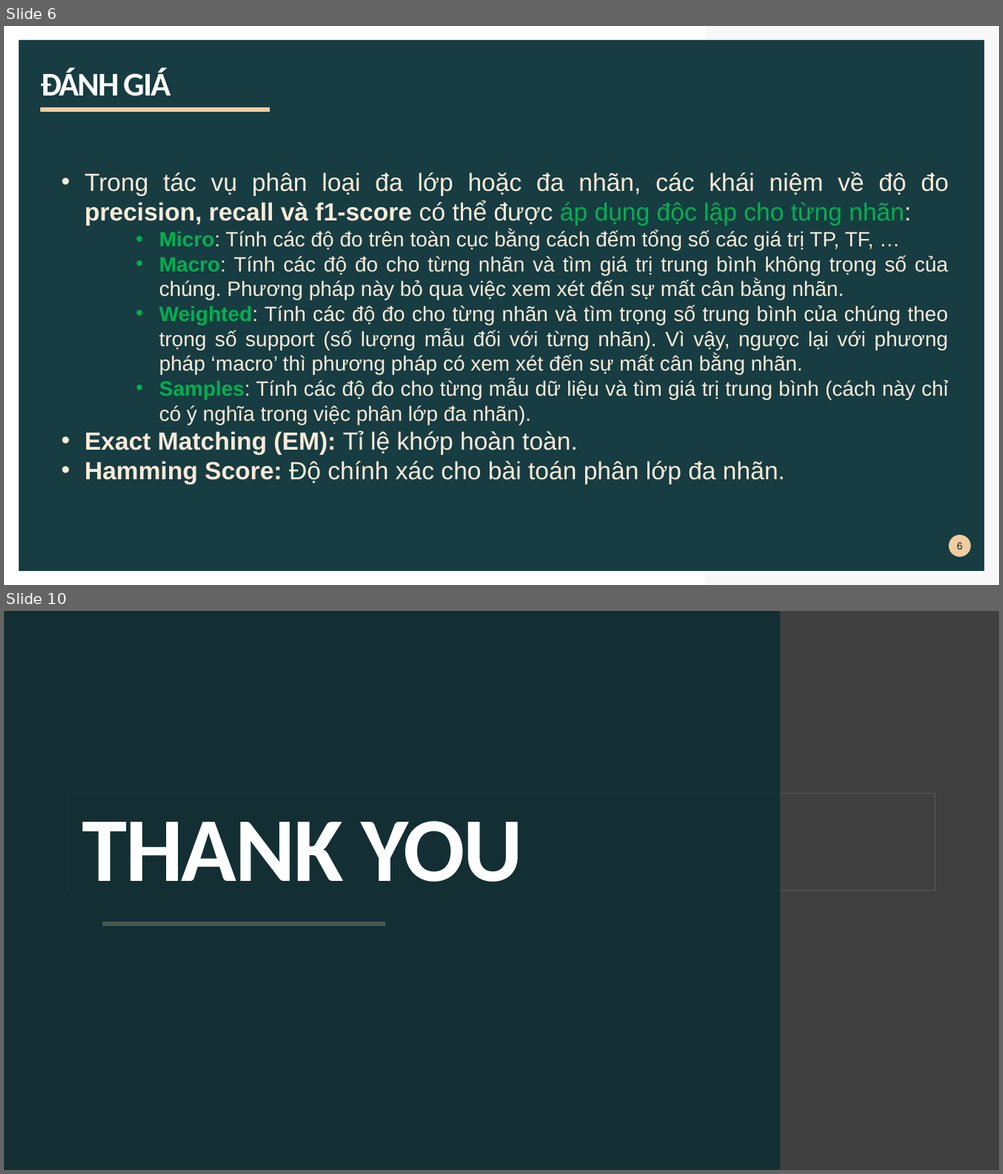
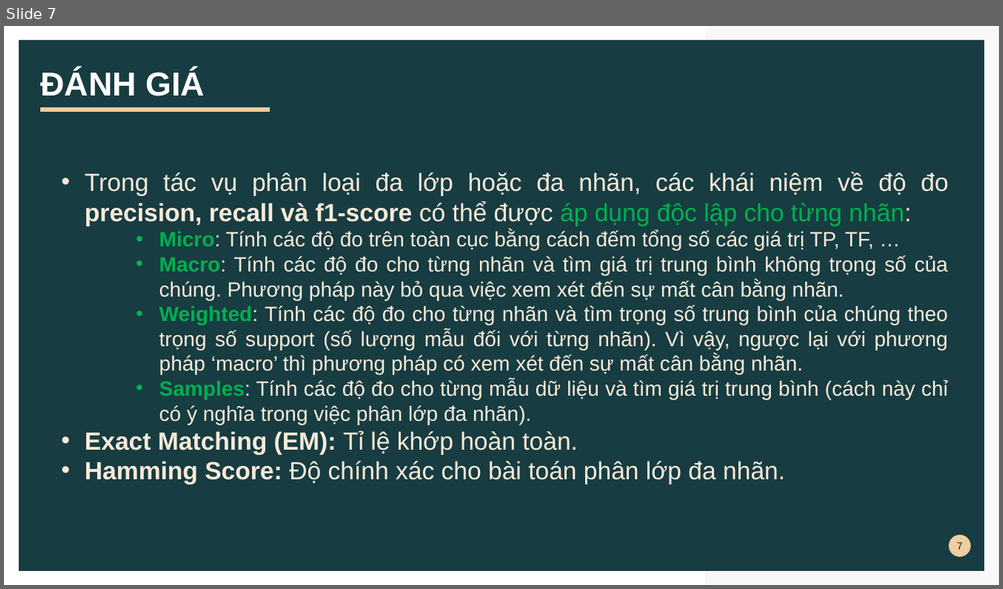
Before and after one commit to 43xquocnguyen/multilabel-job-description-classification, a slide deck: reports/slide.pptx. Shown one above the other, each under a label of ours: slides 6 and 10 before the commit, slide 7 after it; the slides between them are not shown. The pictures are 1003x1174 and 1003x589 pixels, drawn with LibreOffice and Linux fonts; fonts in the diff are those of the drawing. Boxes give left, top, right and bottom in pixels: in the first picture for what was removed or moved away, otherwise in the second. Text is boxed around its words. In the diff, an @@ line names an element or a change of style, - is before the commit and + after.

```diff
--- a/reports/slide.pptx
+++ b/reports/slide.pptx
@@ slide 10 removed at (4, 611, 999, 1170), background #404040 @@
@@ title removed at (4, 611, 780, 1170) @@
-THANK YOU
@@ rectangle removed at (68, 794, 934, 891) @@
@@ freeform shape removed at (102, 920, 386, 924) @@
@@ what was slide 6 is now slide 7 @@
@@ slide 7 changed as well @@
@@ title "ĐÁNH GIÁ" at (40, 70, 205, 96): font Calibri to Arial, letter spacing -1.5 to 0 pt @@
@@ text "Trong tác vụ phân loại ..." at (85, 172, 948, 485): text colour #F9EBD9 to #F8EAD9 @@
@@ page number at (956, 543, 962, 550): text changed @@
-6
+7
```
Also in this commit, not shown: 7 other slides changed, 2 slides added, 1 other slide removed, 7 other files.
